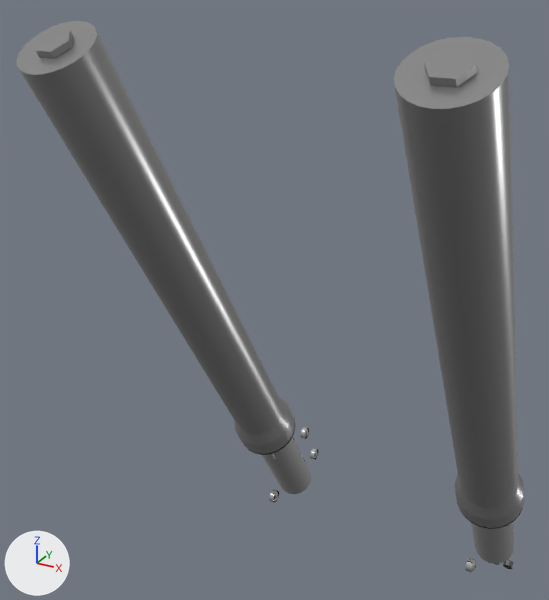
Renders of the glTF model models/Forks_STOCK.glb from each side of a commit.
Before and after are seen from a 50 mm lens placed at (0.246, 0.052, 0.531), pointed at (-0.081, 0.647, 0.233). The axes (+X, +Y, +Z) are drawn at lower left. The lights are the same throughout. The older version comes first. Where no turn or scale is listed for an object, it has been applied to the vertices.

Names of what the first picture shows: 'ForkCaps', 'ForkTube_R.001', 'ForkTubes' and 3 more.
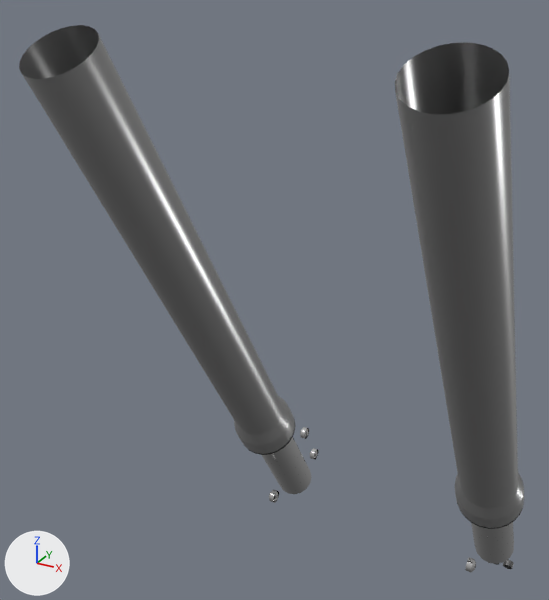
The edits, one by one:
Object 'ForkCaps' (ob_forkcaps) is deleted.

What differs and where, as boxes [x1, y1, x2, y2] in the pictures (549 x 600 px):
'ForkCaps', deleted: before [17, 21, 509, 114]
